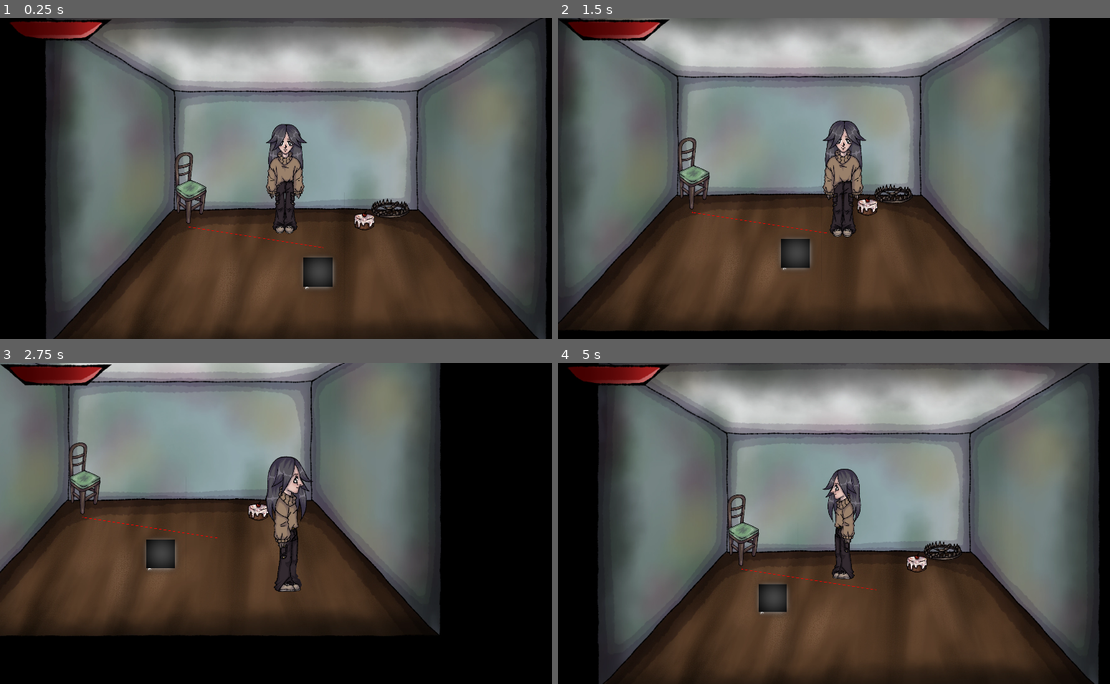
Above: before the commit, frames 1-4 (two rows, left to right).
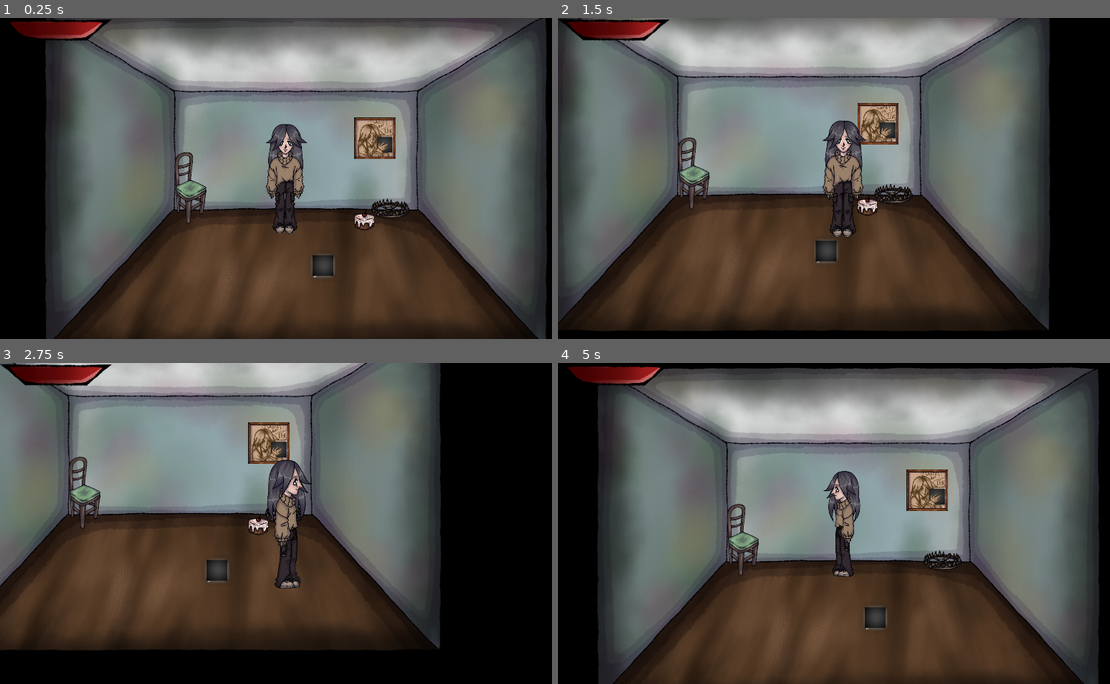
Above: after the commit, the same moments.

Repository: usynin78-web/ayak
Game: Godot game, scene res://loc/roomtest/roomtest.tscn
Same seed, same stepped clock (60 frames per second), same inputs: the game is played once before the commit and once after it. This scene is started directly instead of the project's main scene.
Inputs (mouse positions are in pixels of both pictures, inside the frame that each line leads up to):
- Up to frame 1 (0.25 s): no input
- Up to frame 2 (1.5 s): tap Enter at 0.5 s; move the mouse to (972, 162) at 0.52 s; hold D (ui_right) 0.53-1.28 s; click (972, 162) at 0.6 s; move the mouse to (729, 194) at 1.27 s; hold S (ui_down) from 1.28 s (still down); tap ` (fps_toggle) at 1.35 s
- Up to frame 3 (2.75 s): move the mouse to (342, 452) at 2.02 s; release S (ui_down) at 2.03 s; hold D (ui_right) from 2.03 s (still down); tap E (interact) at 2.1 s
- Up to frame 4 (5 s): move the mouse to (817, 587) at 2.77 s; release D (ui_right) at 2.78 s; hold W (ui_up) 2.78-3.53 s; click (817, 587) at 2.85 s; move the mouse to (1016, 571) at 3.52 s; hold ` (fps_toggle) 3.53-4.28 s; hold A (ui_left) from 3.53 s (still down); move the mouse to (673, 475) at 4.27 s; tap E (interact) at 4.35 s

The runs differ from the first frame. In frame 1, 1.4% of the frame differs, in the area x 34-72%, y 30-85%; in frame 2, 1.7%; in frame 3, 19%; in frame 4, 21%, in the area x 7-99%, y 0-100%.
Error after the commit: Parse Error: Used tab character for indentation instead of space as used before in the file. (res://ModManagere.gd:37)

Commit message:
Add ModManager and update to version 0.1.1
Add ModManagere system for loading mod .pck files from mods folder. Update project version to 0.1.1 across main menu, export presets, and application metadata. Fix code formatting (indentation in cube2.gd). Add ModManagere to autoload configuration. Remove Web export preset and update Windows export settings.

Diff:
--- /dev/null
+++ b/ModManagere.gd
@@ -0,0 +1,49 @@
+extends Node
+
+signal mods_loaded
+
+const MODS_FOLDER := "mods"
+
+var loaded_mods: Array[String] = []
+
+func _ready() -> void:
+ load_mods()
+
+
+func load_mods() -> void:
+ loaded_mods.clear()
+
+ var game_dir := OS.get_executable_path().get_base_dir()
+ var mods_dir := game_dir.path_join(MODS_FOLDER)
+
+ # Создать папку mods, если её нет
+ DirAccess.make_dir_recursive_absolute(mods_dir)
+
+ var dir := DirAccess.open(mods_dir)
+
+ if dir == null:
+  push_error("Не удалось открыть папку модов: " + mods_dir)
+  mods_loaded.emit()
+  return
+
+ dir.list_dir_begin()
+
+ var file := dir.get_next()
+
+ while file != "":
+  if !dir.current_is_dir() and file.get_extension().to_lower() == "pck":
+   var mod_path := mods_dir.path_join(file)
+
+   if ProjectSettings.load_resource_pack(mod_path):
+	loaded_mods.append(file)
+	print("Загружен мод: ", file)
+   else:
+	push_warning("Не удалось загрузить мод: " + file)
+
+  file = dir.get_next()
+
+ dir.list_dir_end()
+
+ print("Загружено модов: ", loaded_mods.size())
+
+ mods_loaded.emit()
--- a/UI/main menu/main menu.tscn
+++ b/UI/main menu/main menu.tscn
@@ -163,7 +163,7 @@
 offset_bottom = -0.00030517578
 grow_vertical = 0
 accessibility_name = "ver.0.01.01.dev"
-text = "ver.0.02.01.dev"
+text = "ver.0.1.1.dev"
 label_settings = SubResource("LabelSettings_x1d3d")
 
 [node name="VBoxContainer" type="VBoxContainer" parent="." unique_id=744359865]
--- a/animch/cube/cube2.gd
+++ b/animch/cube/cube2.gd
@@ -63,25 +63,25 @@
 
 
 func _move() -> void:
-    # Проверяем, дошли ли мы до конца.
-    if navigation.is_navigation_finished():
-        velocity = Vector2.ZERO
-        if sprite.animation != "idle":
-            sprite.play("idle")
-        # Если мы уже стоим, move_and_slide() можно не вызывать каждую секунду
-        return
-    # Получаем следующую точку маршрута.
-    var next_point := navigation.get_next_path_position()
-    # Направление к следующей точке.
-    var direction := global_position.direction_to(next_point)
+	# Проверяем, дошли ли мы до конца.
+	if navigation.is_navigation_finished():
+		velocity = Vector2.ZERO
+		if sprite.animation != "idle":
+			sprite.play("idle")
+		# Если мы уже стоим, move_and_slide() можно не вызывать каждую секунду
+		return
+	# Получаем следующую точку маршрута.
+	var next_point := navigation.get_next_path_position()
+	# Направление к следующей точке.
+	var direction := global_position.direction_to(next_point)
 
-    # Движение.
-    velocity = direction * speed
+	# Движение.
+	velocity = direction * speed
 
-    if sprite.animation != "walk":
-        sprite.play("walk")
+	if sprite.animation != "walk":
+		sprite.play("walk")
 
-    move_and_slide()
+	move_and_slide()
 
 
 func move_to(target: Vector2) -> void:
--- a/project.godot
+++ b/project.godot
@@ -25,6 +25,7 @@
 [autoload]
 
 CheckpointManager="*res://save_manager/checkpointmanager.gd"
+ModManagere="*uid://dor11g8clajh6"
 
 [display]
 
--- a/test-drive/test.tscn
+++ b/test-drive/test.tscn
@@ -2,6 +2,7 @@
 
 [ext_resource type="Texture2D" uid="uid://cmpcfdgabfrua" path="res://loc/roomtest/Без названия42_20251123133006.webp" id="1_ntlj5"]
 [ext_resource type="Script" uid="uid://cfh5c4ijubv71" path="res://test-drive/patrol_controller.gd" id="2_j7is0"]
+[ext_resource type="Texture2D" uid="uid://eo0kncvs3yrg" path="res://egg/0.0.02.png" id="2_n6j0u"]
 [ext_resource type="PackedScene" uid="uid://uyosw5lg634q" path="res://UI/HP/cake.tscn" id="4_tfqo8"]
 [ext_resource type="PackedScene" uid="uid://cc3vjjgyt7j7s" path="res://animch/cube/cube.tscn" id="4_unr6s"]
 [ext_resource type="PackedScene" uid="uid://t0icfbp38p41" path="res://UI/HP/damage.tscn" id="5_n6j0u"]
@@ -38,6 +39,11 @@
 offset_right = 2308.0
 offset_bottom = 1487.0
 texture = ExtResource("1_ntlj5")
+
+[node name="Sprite2D" type="Sprite2D" parent="." unique_id=1506767114]
+position = Vector2(1406.0001, 390.99997)
+scale = Vector2(0.19262701, 0.19433595)
+texture = ExtResource("2_n6j0u")
 
 [node name="NavigationRegion2D" type="NavigationRegion2D" parent="." unique_id=2094974820]
 navigation_polygon = SubResource("NavigationPolygon_tfqo8")
@@ -84,6 +90,8 @@
 
 [node name="CharacterBody2D2" parent="." unique_id=866400287 instance=ExtResource("4_unr6s")]
 position = Vector2(1158, 916)
+unique_id = null
+speed = null
 
 [node name="cake" parent="." unique_id=570425941 instance=ExtResource("4_tfqo8")]
 position = Vector2(1353, 791)
Not shown, added: ModManagere.gd.uid
Not shown, changed: export_presets.cfg
